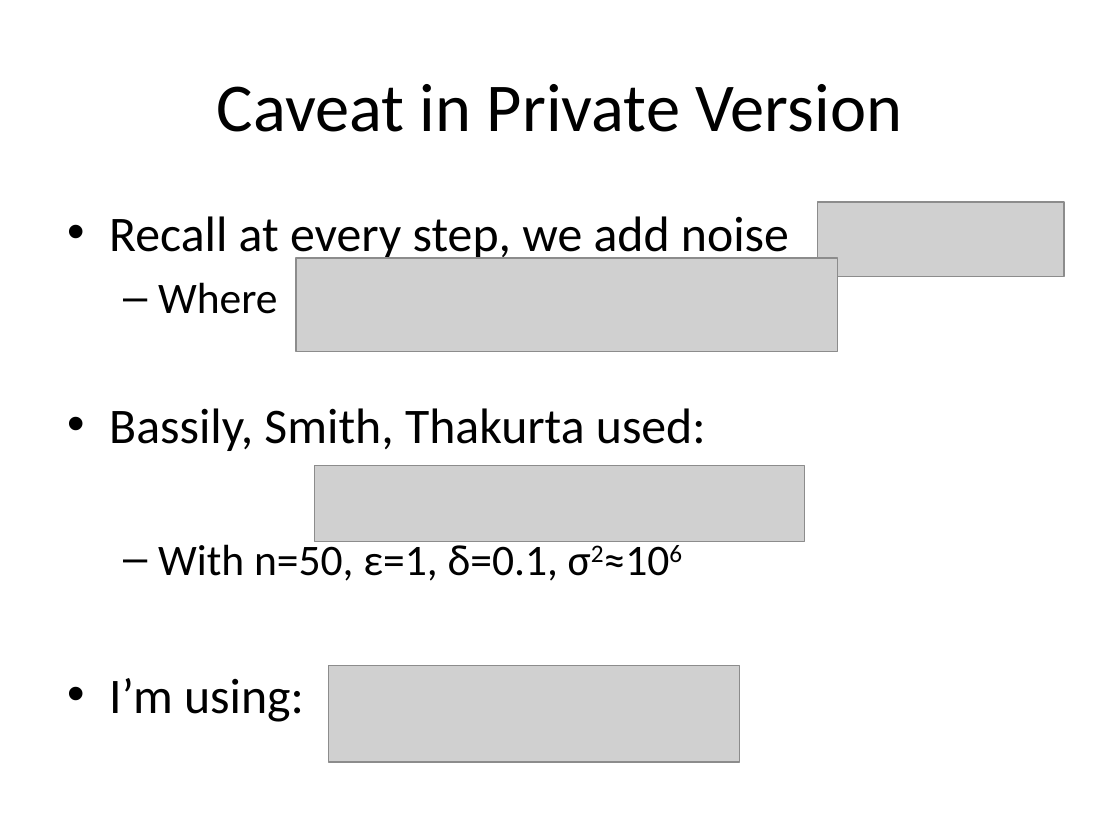
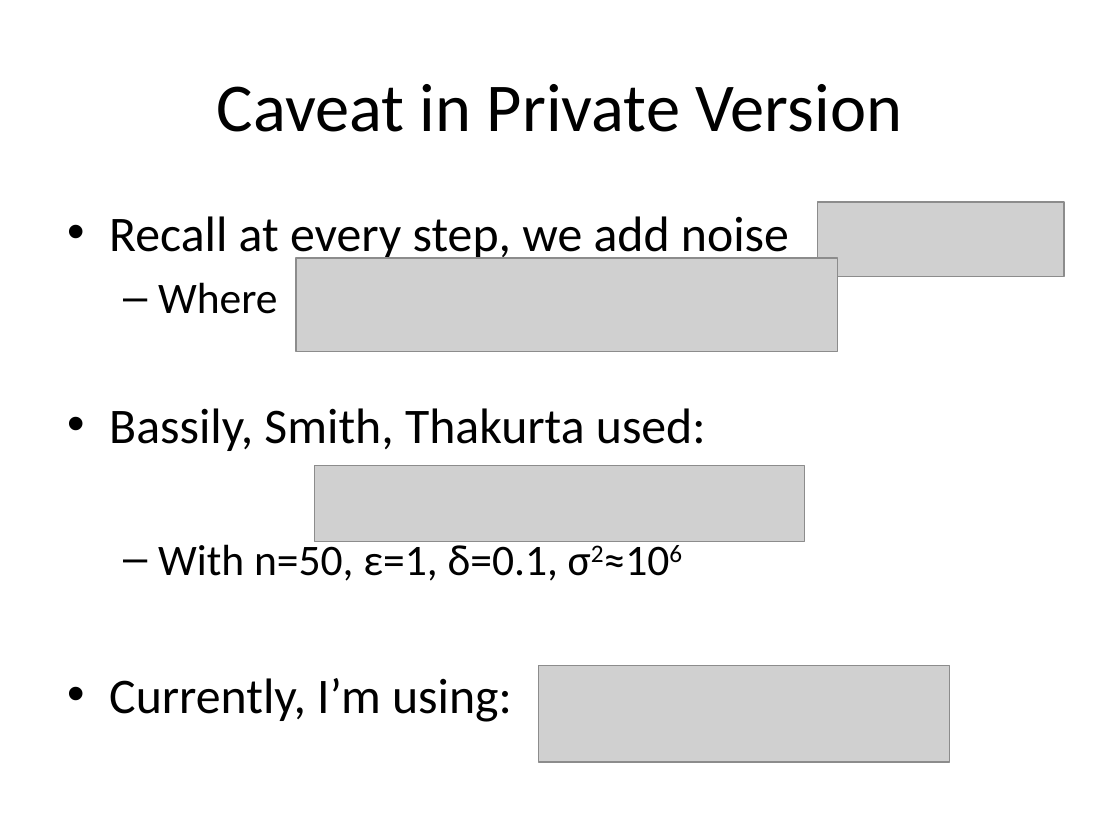
Before and after one commit to gzhang01/CS227FinalProject, a slide deck: slide 23 of documents/ZhangGeorgePresentation.pptx. Drawn at 1120x840 pixels with LibreOffice and Linux fonts; fonts in the diff are those of the drawing; grey boxes stand for pictures. Boxes give left, top, right and bottom in pixels: in the first picture for what was removed or moved away, otherwise in the second. Text is boxed around its words. In the diff, an @@ line names an element or a change of style, - is before the commit and + after.

```diff
--- a/documents/ZhangGeorgePresentation.pptx
+++ b/documents/ZhangGeorgePresentation.pptx
@@ text at (x1=109, y1=678, x2=512, y2=722): text changed @@
-• I’m using:
+• Currently, I’m using:
@@ picture moved from (x1=328, y1=665, x2=739, y2=762) to (x1=539, y1=665, x2=950, y2=762) @@
```
Also in this commit, not shown: 1 other slide changed.
